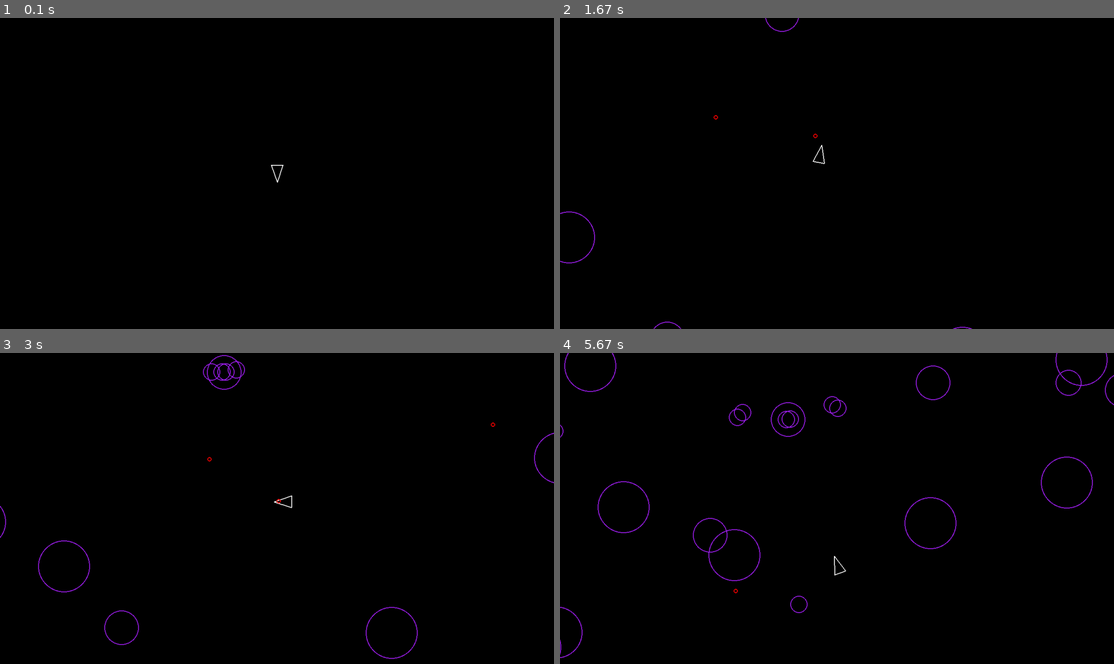
Above: before the commit, frames 1-4 (two rows, left to right).
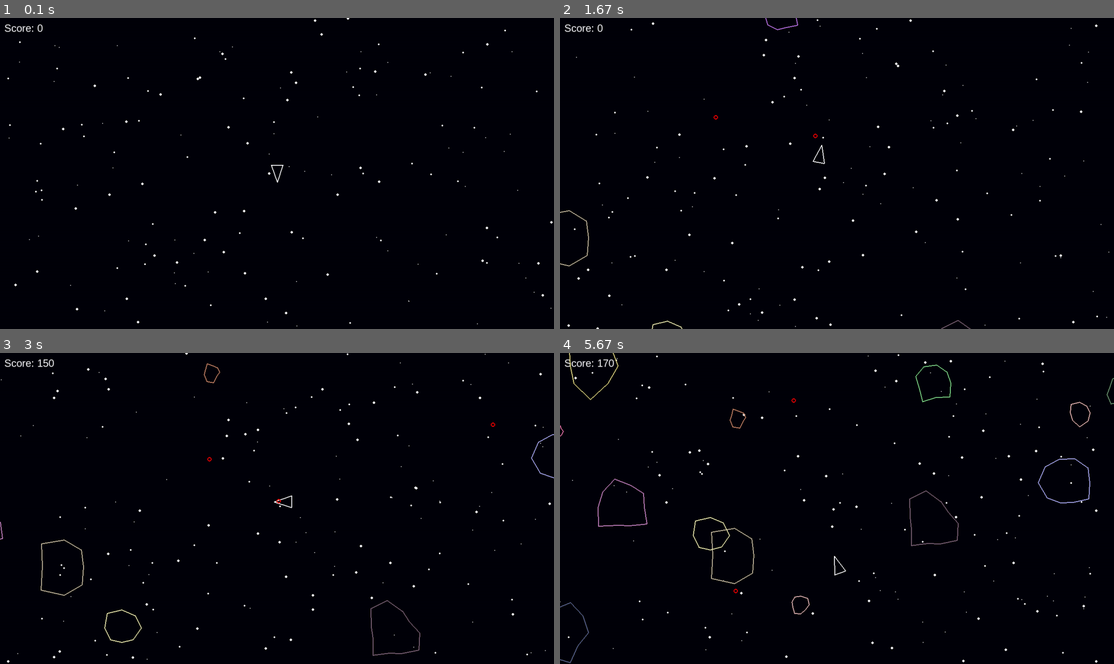
Above: after the commit, the same moments.

Repository: divergent-rose/pygame
Game: pygame game, started from main.py
The game is run twice, just before and just after one commit, with the same random seed, the same clock (stepped at 60 frames per second) and the same inputs.
Inputs:
- Up to frame 1 (0.1 s): no input
- Up to frame 2 (1.67 s): tap Space at 0.33, 0.73, 1.03, 1.23, 1.57 s; hold D 0.67-1.13 s; hold W 1.17-1.47 s; hold D from 1.5 s (still down)
- Up to frame 3 (3 s): tap Space at 1.87, 2.07, 2.37, 2.63, 2.97 s; release D at 1.97 s; hold A 2-2.53 s; hold S 2.57-2.87 s; hold A from 2.9 s (still down)
- Up to frame 4 (5.67 s): tap Space at 3.27, 3.4, 3.8, 4.1, 4.47, 4.87, 5.17, 5.37 s; release A at 3.3 s; hold W 3.33-3.7 s; hold D 3.73-4.37 s; hold S 4.4-4.77 s; hold A 4.8-5.27 s; hold D from 5.3 s (still down)

The runs differ from the first frame. In frame 1, 0.4% of the frame differs, in the area x 0-100%, y 0-100%; in frame 2, 0.7%; in frame 3, 1.4%; in frame 4, 2.5%.

Commit message:
new objects added

Diff:
--- a/asteroid.py
+++ b/asteroid.py
@@ -3,18 +3,41 @@
 from logger import log_state, log_event
 import pygame
 import random
+import math
 
 class Asteroid(CircleShape):
     def __init__(self, x, y, radius):
         super().__init__(x, y, radius)
+         # ADD THE LUMPY SHAPE CODE HERE
+        self.shape_points = []
+        num_points = random.randint(8, 12)
+
+        #random colors for each asteroid
+        self.color = (random.randint(100,255), random.randint(100,255), random.randint(100,255))
+
+        for i in range(num_points):
+            angle = (360 / num_points) * i
+            # Random variation in radius for lumpiness (70% to 130% of radius)
+            lumpy_radius = self.radius * random.uniform(0.7, 1.3)
+
+            x_offset = lumpy_radius * math.cos(math.radians(angle))
+            y_offset = lumpy_radius * math.sin(math.radians(angle))
+            self.shape_points.append((x_offset, y_offset))
+
 
     def draw(self, screen):
-        pygame.draw.circle(screen, "purple", self.position, self.radius, constants.LINE_WIDTH)
+        # UPDATE YOUR DRAW METHOD HERE
+        points = [(self.position.x + x, self.position.y + y)
+                  for x, y in self.shape_points]
+        #pygame.draw.circle(screen, "purple", self.position, self.radius, constants.LINE_WIDTH)
+        pygame.draw.polygon(screen, self.color, points, constants.LINE_WIDTH)
 
     def update(self, dt):
         self.position += self.velocity * dt
 
     def split(self):
+        self.kill() #this removes the original asteroid.
+
         if self.radius <= constants.ASTEROID_MIN_RADIUS: #this is a small asteroid... it will just delete it.
             return []
         else:
--- a/main.py
+++ b/main.py
@@ -1,3 +1,4 @@
+import constants
 import pygame
 from constants import SCREEN_WIDTH,SCREEN_HEIGHT
 from logger import log_state, log_event
@@ -6,6 +7,7 @@
 from asteroidfield import AsteroidField
 from circleshape import CircleShape
 from shot import Shot
+from background import Background
 import sys
 
 
@@ -13,9 +15,10 @@
 def main():
     pygame.init()
     screen = pygame.display.set_mode((SCREEN_WIDTH, SCREEN_HEIGHT))
-    print(f"Starting Asteroids with pygame version: {pygame.version.ver}")
-    print(f"Screen width: {SCREEN_WIDTH}")
-    print(f"Screen height: {SCREEN_HEIGHT}")
+    background = Background()
+    #print(f"Starting Asteroids with pygame version: {pygame.version.ver}")
+    #print(f"Screen width: {SCREEN_WIDTH}")
+    #print(f"Screen height: {SCREEN_HEIGHT}")
     clock = pygame.time.Clock()
     dt = 0 #set fps to 60
     updatable = pygame.sprite.Group()
@@ -35,25 +38,53 @@
         for event in pygame.event.get(): #this will cycle through pygame events
             if event.type == pygame.QUIT:
                 return
+
+        #updates game objects
         updatable.update(dt)
         asteroid_field.update(dt)
-        screen.fill("black") #backround in black
+        background.update()
 
-        for object in drawable:
-            object.draw(screen)
 
         for asteroid in asteroids:
             if player.collides_with(asteroid):
                 log_event("player_hit")
-                print("Game over!")
+                #print("Game over!")
+
+                #shows the game over test
+                gameover_font = pygame.font.SysFont(None, 74)
+                gameover_text = gameover_font.render("Game Over!", True, (255, 0, 0))
+                screen.blit(gameover_text, (SCREEN_WIDTH // 2 - 100, SCREEN_HEIGHT // 2 - 24))
+
+                #show final score
+                final_score_text = gameover_font.render(f"Final Score: {background.score}", True, (255, 255, 255))
+                screen.blit(final_score_text, (SCREEN_WIDTH // 2 - 130, SCREEN_HEIGHT // 2 + 24))
+
+                pygame.display.flip()
+                pygame.time.delay(3000)  #waits 3 seconds before quitting
+
                 sys.exit()
-        pygame.display.flip() #screen refresh
+
         for shot in shots:
             for asteroid in asteroids:
                 if shot.collides_with(asteroid):
                     log_event("asteroid_shot")
+                    #awards points
+                    if asteroid.radius == constants.ASTEROID_MIN_RADIUS:
+                        background.score += 100
+                    elif asteroid.radius == constants.ASTEROID_MIN_RADIUS *2:
+                        background.score += 50
+                    else:
+                        background.score += 20
+                    #splits asteroid
                     asteroid.split()
                     shot.kill()
 
+        #draws game objects
+        background.draw(screen)
+
+        for object in drawable:
+            object.draw(screen)
+        pygame.display.flip()  # Update the full display Surface to the screen
+
 if __name__ == "__main__":
     main()
